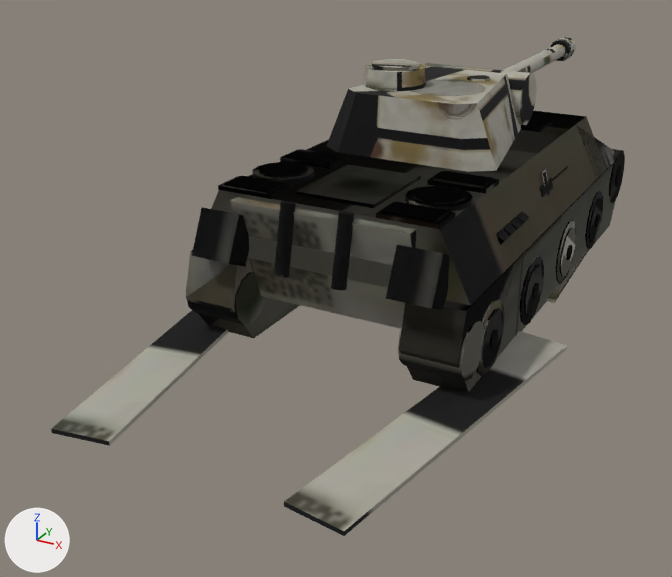
Two versions of the glTF model public/models/pantherA_winter.glb, one commit apart.
The view is the same before and after, from a camera (50 mm lens) standing at (4.61, -11.3, 5.01) and looking at (-0.94, -1.19, -0.04). Lighting does not change. The marker at lower left points along +X, +Y and +Z. The picture after the commit comes second. Vertices at exactly the same position are counted once.

Names of what the first picture shows: 'hull_ok', 'hull_trackL', 'hull_trackR', 'turret_ok'.
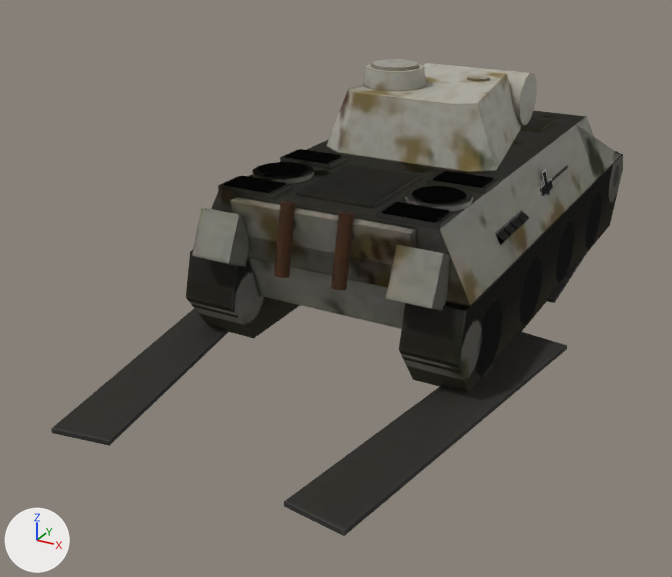
What the commit changed:
me_panthera_hull_001 is used by ob_hull_ok; location (0.0, 0.0, 0.0).
me_panthera_hull_001 had 1724 vertices, 3036 faces and spanned x -1.76..1.76, y -3.6..3.49, z 0.0..1.93.
me_panthera_hull_001 now has 508 vertices, 820 faces and spans x -1.7..1.7, y -3.6..3.49, z 0.0..1.93.
me_panthera_hull_001 part 1: 820 kept faces spanning x -1.7..1.7, y -3.6..3.49, z 0.0..1.93 get new texture (UV) coordinates.
Edits to the shape of me_panthera_hull_001 do not show in these pictures.
me_panthera_hull_003 is used by ob_hull_trackl; location (0.0, 0.0, 0.0).
me_panthera_hull_003 had 1728 vertices, 3040 faces and spanned x -2.31..1.76, y -5.75..3.49, z 0.0..1.93.
me_panthera_hull_003 now has 512 vertices, 824 faces and spans x -2.31..1.7, y -5.75..3.49, z 0.0..1.93.
me_panthera_hull_003 part 2: 54 loose pieces with 1216 vertices, spanning x -1.76..1.76, y -3.42..3.42, z 0.02..1.22, are deleted.
me_panthera_hull_003 part 3: 812 kept faces spanning x -2.31..1.7, y -5.75..3.49, z 0.0..1.93 get new texture (UV) coordinates.
me_panthera_hull_005 is used by ob_hull_trackr; location (0.0, 0.0, 0.0).
me_panthera_hull_005 had 1728 vertices, 3040 faces and spanned x -1.76..2.31, y -5.75..3.49, z 0.0..1.93.
me_panthera_hull_005 now has 512 vertices, 824 faces and spans x -1.7..2.31, y -5.75..3.49, z 0.0..1.93.
me_panthera_hull_005 part 4: 54 loose pieces with 1216 vertices, spanning x -1.76..1.76, y -3.42..3.42, z 0.02..1.22, are deleted.
me_panthera_hull_005 part 5: 814 kept faces spanning x -1.7..2.31, y -5.75..3.49, z 0.0..1.93 get new texture (UV) coordinates.
me_panthera_turret_001 is used by ob_turret_ok; location (0.0, 0.0, 0.0).
me_panthera_turret_001 had 204 vertices, 368 faces and spanned x -1.15..1.15, y -1.27..5.69, z 1.87..2.9.
me_panthera_turret_001 now has 108 vertices, 196 faces and spans x -1.15..1.15, y -1.27..1.51, z 1.87..2.9.
me_panthera_turret_001 part 6: the loose piece of 20 vertices spanning x -0.2..0.2, y 5.36..5.47, z 2.06..2.44 is deleted.
me_panthera_turret_001 part 7: the loose piece of 20 vertices spanning x -0.14..0.14, y 1.38..5.68, z 2.12..2.38 is deleted.
me_panthera_turret_001 part 8: the loose piece of 20 vertices spanning x -0.18..0.18, y 5.22..5.68, z 2.08..2.42 is deleted.
me_panthera_turret_001 part 9: 196 kept faces spanning x -1.15..1.15, y -1.27..1.51, z 1.87..2.9 get new texture (UV) coordinates.
Other edits to the shape of me_panthera_turret_001 do not show in these pictures.

Changed parts and their boxes (x1, y1, x2, y2) in the pictures (672 x 577 px):
'hull_trackR', reshaped: before (186, 111, 625, 536); after (186, 111, 621, 536)
'turret_ok', reshaped (16% narrower, 16% shorter): before (327, 37, 576, 172); after (327, 59, 536, 172)
part 1 of me_panthera_hull_001, surface changed: before (186, 251, 248, 325)
part 2 of me_panthera_hull_003, deleted: before (186, 287, 262, 324)
part 3 of me_panthera_hull_003, surface changed: before (51, 164, 616, 446); after (51, 154, 623, 446)
part 4 of me_panthera_hull_005, deleted (mostly hidden): before (190, 149, 625, 381)
part 5 of me_panthera_hull_005, surface changed: (186, 111, 616, 536) in both
part 6 of me_panthera_turret_001, deleted: before (552, 38, 574, 61)
part 7 of me_panthera_turret_001, deleted: before (504, 44, 566, 73)
part 8 of me_panthera_turret_001, deleted: before (550, 37, 576, 61)
part 9 of me_panthera_turret_001, surface changed (lighter): (327, 60, 535, 172) in both
